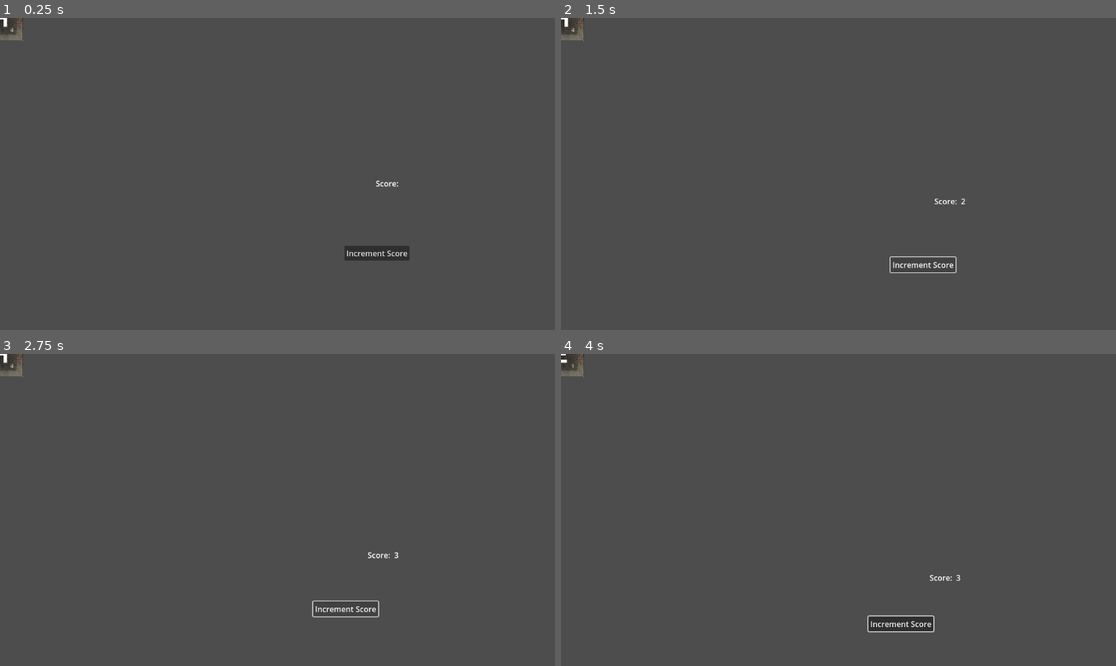
Above: before the commit, frames 1-4 (two rows, left to right).
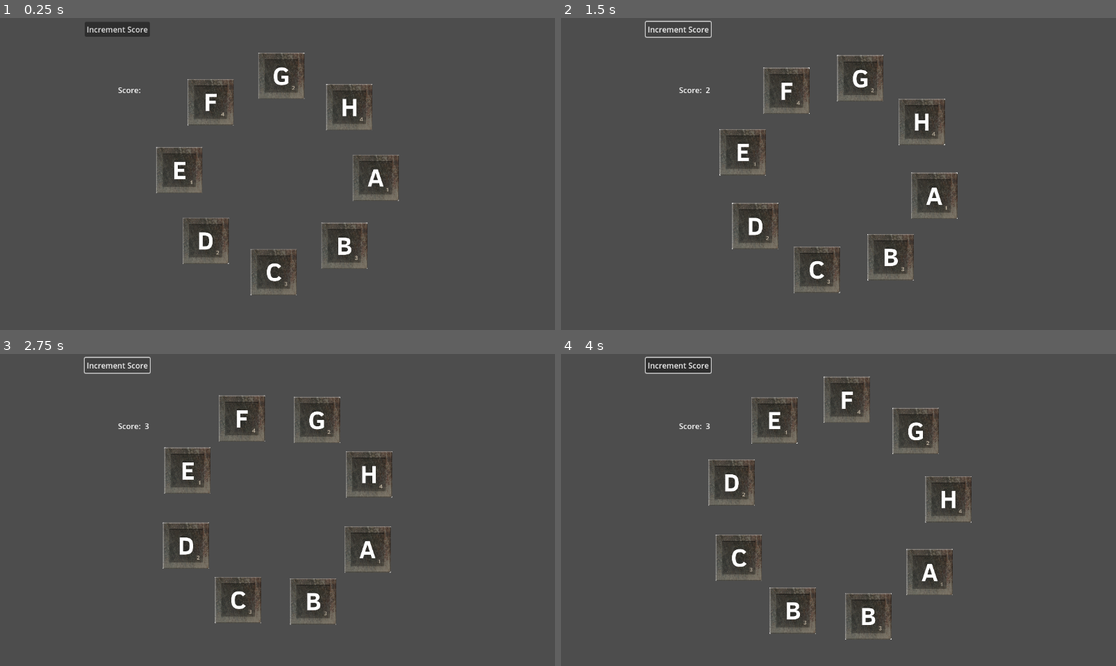
Above: after the commit, the same moments.

Repository: fourbytes/LD55
Game: Godot game, scene res://Main.tscn
Two runs of this game, one before a commit and one after it. Both use one fixed random seed, a clock stepped at 60 frames per second and the inputs below.
Inputs (mouse positions are in pixels of both pictures, inside the frame that each line leads up to):
- Up to frame 1 (0.25 s): no input
- Up to frame 2 (1.5 s): click "Increment Score" at 0.5 s; click "Increment Score" at 1.25 s
- Up to frame 3 (2.75 s): click "Increment Score" at 2 s
- Up to frame 4 (4 s): move the mouse to (960, 494) at 2.77 s; click (960, 494) at 2.92 s; move the mouse to (727, 525) at 3.52 s; click (727, 525) at 3.67 s

The runs differ from the first frame. In frame 1, 6.2% of the frame differs, in the area x 0-74%, y 0-89%; in frame 2, 5.9%; in frame 3, 5.8%; in frame 4, 7.2%, in the area x 0-74%, y 0-92%.
Error before the commit: Invalid call. Nonexistent function 'set_position' in base 'Timer'. (res://LetterCircle.gd:89)

Commit message:
fix LetterCircle

Diff:
--- a/Button.gd
+++ b/Button.gd
@@ -1,5 +1,4 @@
 extends Button
-
 
 # Called when the node enters the scene tree for the first time.
 func _ready():
--- a/Main.tscn
+++ b/Main.tscn
@@ -6,7 +6,6 @@
 [ext_resource type="Script" path="res://Button.gd" id="4_wcpmv"]
 
 [node name="Node2D" type="Node2D"]
-script = ExtResource("1_dlm2v")
 
 [node name="Store" type="Node" parent="."]
 script = ExtResource("2_xpaxr")
@@ -20,3 +19,6 @@
 offset_bottom = 39.0
 text = "Increment Score"
 script = ExtResource("4_wcpmv")
+
+[node name="LetterCircle" type="Node2D" parent="."]
+script = ExtResource("1_dlm2v")
--- a/scoreboard/scoreboard.tscn
+++ b/scoreboard/scoreboard.tscn
@@ -12,6 +12,8 @@
 
 [node name="Label" type="Label" parent="."]
 layout_mode = 0
-offset_right = 40.0
-offset_bottom = 23.0
+offset_left = 245.0
+offset_top = 138.0
+offset_right = 285.0
+offset_bottom = 161.0
 script = ExtResource("1_o7ot8")
